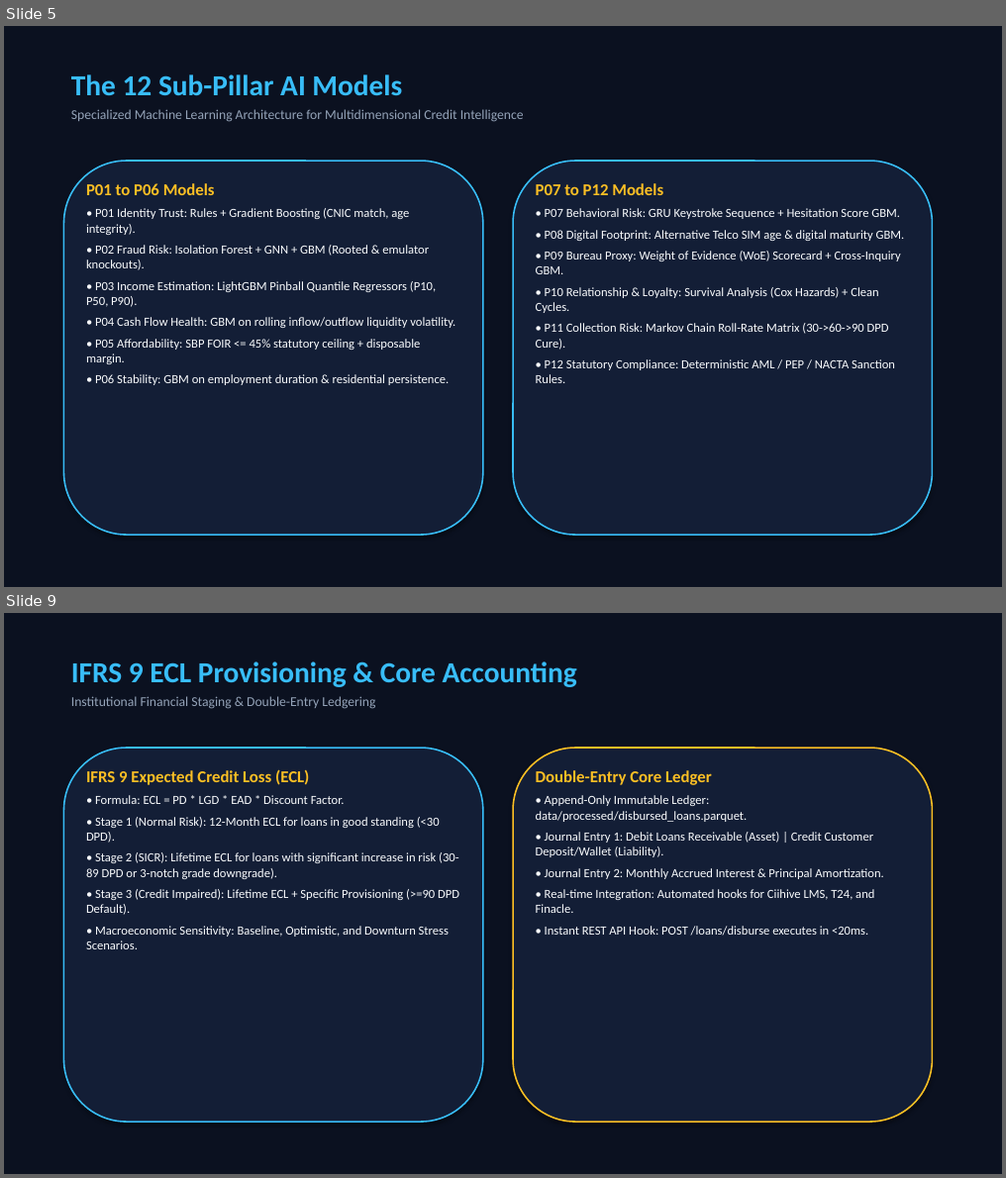
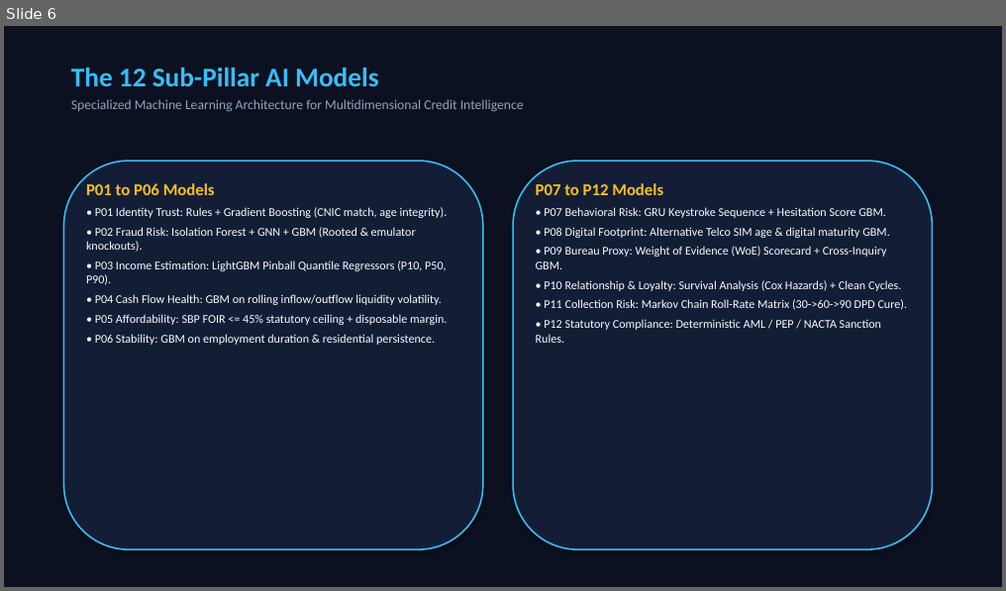
Before and after one commit to khayam1064/AI-CREDIT-SCORING, a slide deck: AI_Credit_Scoring_Conference_Master_Presentation.pptx. Shown one above the other, each under a label of ours: slides 5 and 9 before the commit, slide 6 after it; the slides between them are not shown. The pictures are 1006x1178 and 1006x591 pixels, drawn with LibreOffice and Linux fonts; fonts in the diff are those of the drawing. Boxes give left, top, right and bottom in pixels: in the first picture for what was removed or moved away, otherwise in the second. Text is boxed around its words. In the diff, an @@ line names an element or a change of style, - is before the commit and + after.

Commit message:
Enhance conference presentation with flow.png, ROC curve, grade distribution, IFRS 9, and SHAP charts

```diff
--- a/AI_Credit_Scoring_Conference_Master_Presentation.pptx
+++ b/AI_Credit_Scoring_Conference_Master_Presentation.pptx
@@ slide 9 removed at [4,613,1002,1174], background #FFFFFF @@
@@ rectangle removed at [4,613,1002,1174] @@
@@ text removed at [71,662,577,709] @@
-IFRS 9 ECL Provisioning & Core Accounting
-Institutional Financial Staging & Double-Entry Ledgering
@@ rounded rectangle removed at [63,748,483,1122] @@
@@ rounded rectangle removed at [513,748,933,1122] @@
@@ text removed at [86,769,459,950] @@
-IFRS 9 Expected Credit Loss (ECL)
-• Formula: ECL = PD * LGD * EAD * Discount Factor.
-• Stage 1 (Normal Risk): 12-Month ECL for loans in good standing (<30 DPD).
-• Stage 2 (SICR): Lifetime ECL for loans with significant increase in risk (30-89 DPD or 3-notch grade downgrade).
-• Stage 3 (Credit Impaired): Lifetime ECL + Specific Provisioning (>=90 DPD Default).
-• Macroeconomic Sensitivity: Baseline, Optimistic, and Downturn Stress Scenarios.
@@ text removed at [536,770,883,936] @@
-Double-Entry Core Ledger
-• Append-Only Immutable Ledger: data/processed/disbursed_loans.parquet.
-• Journal Entry 1: Debit Loans Receivable (Asset) | Credit Customer Deposit/Wallet (Liability).
-• Journal Entry 2: Monthly Accrued Interest & Principal Amortization.
-• Real-time Integration: Automated hooks for Ciihive LMS, T24, and Finacle.
-• Instant REST API Hook: POST /loans/disburse executes in <20ms.
@@ what was slide 5 is now slide 6 @@
@@ slide 6 changed as well @@
@@ text "The 12 Sub-Pillar AI Models": place and size @@
-text "The 12 Sub-Pillar AI Models" at [71,75,524,122]
+text "The 12 Sub-Pillar AI Models" at [71,68,524,112]
@@ text at [71,68,378,86]: size 28 to 26 pt in "The 12 Sub-Pillar AI Models" @@
@@ rounded rectangle: place and size @@
-rounded rectangle at [63,161,483,535]
+rounded rectangle at [63,161,483,550]
@@ rounded rectangle: place and size @@
-rounded rectangle at [513,161,933,535]
+rounded rectangle at [513,161,933,550]
@@ text at [86,207,448,345]: size 12 to 11.5 pt; less space between paragraphs @@
@@ text at [536,207,908,343]: size 12 to 11.5 pt; less space between paragraphs @@
```
Also in this commit, not shown: 9 other slides changed, 4 slides added, 1 other slide removed, 4 other files.
